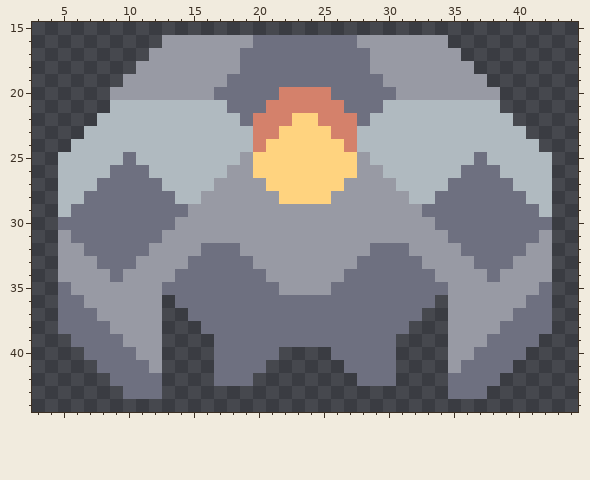
Pixel-art sprite: sprites/units/Bomber/bomberT1.png. Above: the version before the commit.
The file is 48x48 pixels. Shown: x 3..44, y 15..44.
New version:
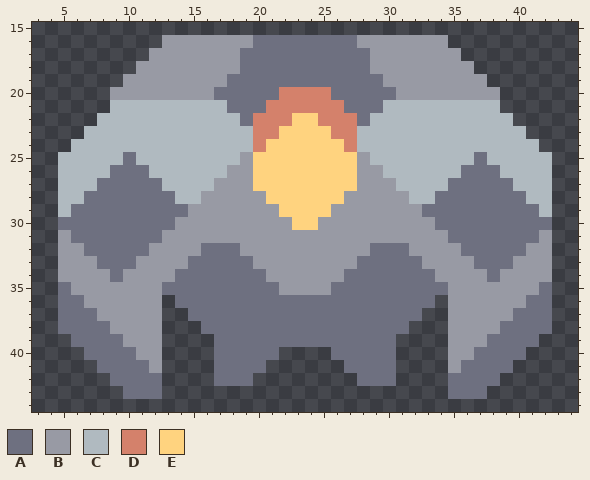
Palette (. is transparent): A #6e7080  B #989aa4  C #b0bac0  D #d4816b  E #ffd37f
Diff:
@@ x 18..29 @@
 26 BBEEEEEEEEBB
-27 BBBEEEEEEBBB
-28 BBBBEEEEBBBB
-29 BBBBBBBBBBBB
-30 BBBBBBBBBBBB
+27 BBEEEEEEEEBB
+28 BBBEEEEEEBBB
+29 BBBBEEEEBBBB
+30 BBBBBEEBBBBB
 31 BBBBBBBBBBBB
Changed places in both pictures, as pixel boxes (x1, y1, x2, y2):
changed: (253, 178, 357, 230)
